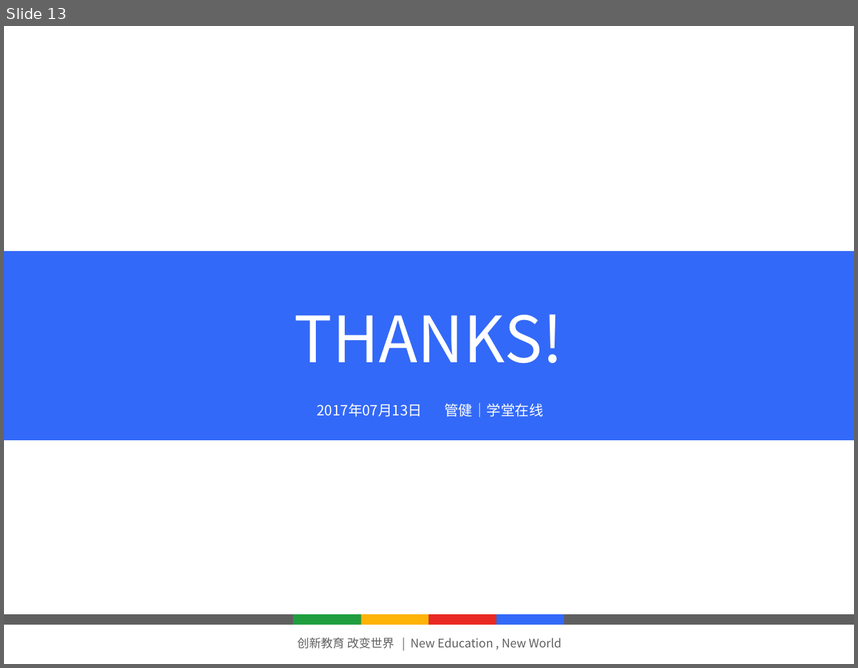
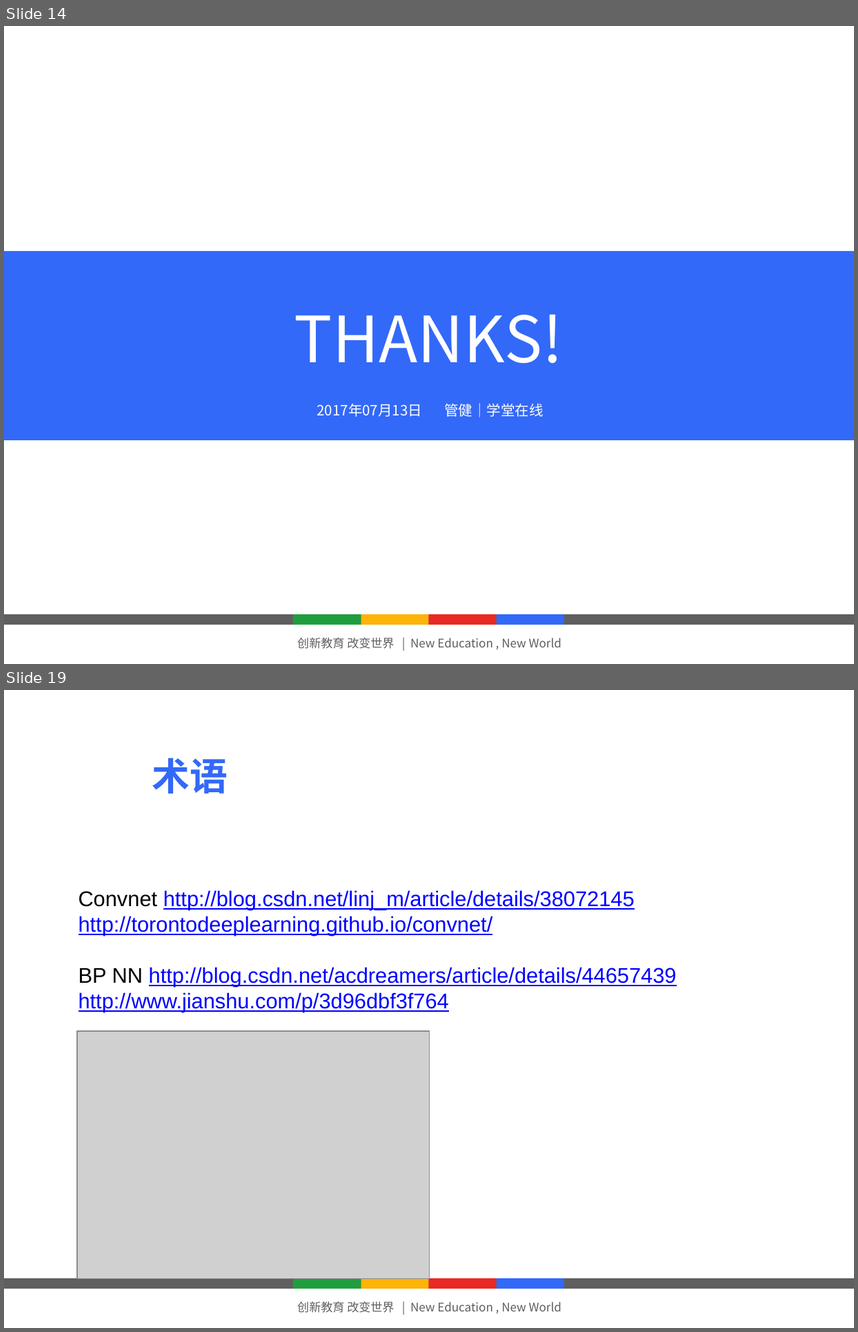
Before and after one commit to gavinzheng/whitepapercollection, a slide deck: work/Proctor/学堂云产品_线上监考-V1.pptx. Shown one above the other, each under a label of ours: slide 13 before the commit, slides 14 and 19 after it; the slides between them are not shown. The pictures are 858x668 and 858x1332 pixels, drawn with LibreOffice and Linux fonts; fonts in the diff are those of the drawing; grey boxes stand for pictures; background and template pictures are left out. Boxes give left, top, right and bottom in pixels: in the first picture for what was removed or moved away, otherwise in the second. Text is boxed around its words. In the diff, an @@ line names an element or a change of style, - is before the commit and + after.

```diff
--- a/work/Proctor/学堂云产品_线上监考-V1.pptx
+++ b/work/Proctor/学堂云产品_线上监考-V1.pptx
@@ slide 19 added at [4,690,854,1328], background #FFFFFF; not listed: 6 template elements that a slide beside it also shows @@
@@ page number added at [70,745,109,806], 36 pt, text #FFFFFF @@
+19
@@ text added at [152,758,228,793], 32 pt, text #3369F8, bold @@
+术语
@@ text added at [79,890,677,1012], 18 pt, text #0000FF, underline @@
+Convnet http://blog.csdn.net/linj_m/article/details/38072145
+http://torontodeeplearning.github.io/convnet/
+BP NN http://blog.csdn.net/acdreamers/article/details/44657439
+http://www.jianshu.com/p/3d96dbf3f764
@@ picture added at [77,1031,429,1279] @@
@@ what was slide 13 is now slide 14 @@
```
Also in this commit, not shown: 2 slides changed, 6 other slides added, 4 other files.
